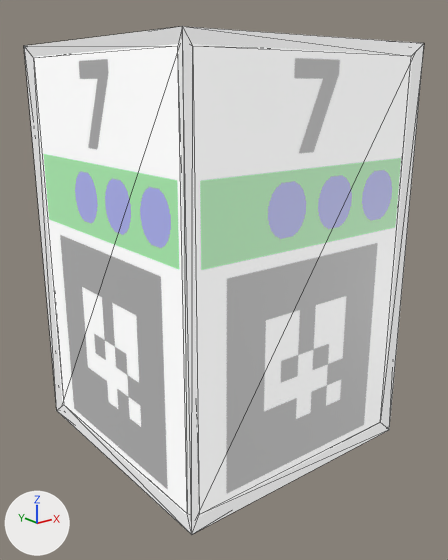
An edit to the COLLADA model models/landmarks/L7/meshes/marker7.dae, drawn before and after from the same camera.
Rendered twice from a 50 mm camera at (-2.96, -3.78, 2.75) aimed at (-0.01, -0.09, 1.27). Lighting does not change. The marker at lower left points along +X, +Y and +Z. Mesh edges are drawn as thin lines.

The scene before the commit, as lines of its bpy script (objects in view):
```python
me_cube_001 = bpy.data.meshes.new('Cube.001')
me_cube_001.from_pydata(...)  # 8 vertices, 12 faces; spans x -1.0..1.0, y -1.0..1.0, z -1.0..2.0
# faces by material slot: [8, 4]
me_cube_001.materials.append(mat_texture)  # picture img_texture_marker7_png
me_cube_001.materials.append(mat_white)  # light grey #d1d1d1
me_cube_002 = bpy.data.meshes.new('Cube.002')
me_cube_002.from_pydata(...)  # 40 vertices, 96 faces; spans x -1.03..1.03, y -1.03..1.03, z -1.03..2.03
me_cube_002.materials.append(mat_gray)  # grey #7d7d7d
ob_cube = bpy.data.objects.new('Cube', me_cube_001)
ob_cube.location = (0.0, 0.0, 1.0)
ob_cube_001 = bpy.data.objects.new('Cube_001', me_cube_002)
ob_cube_001.location = (0.0, 0.0, 1.0)
```
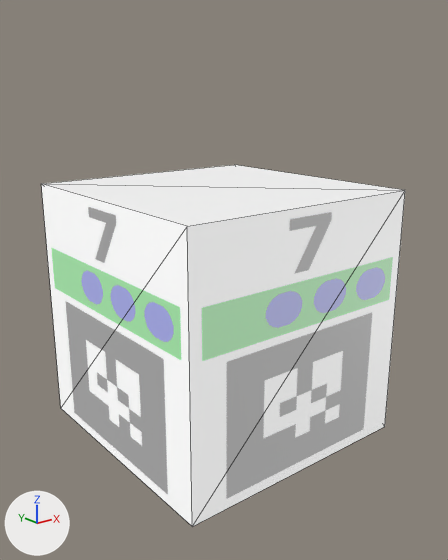
The newer file is also rescaled (x0.5) as a whole; pictures and numbers use the older file's frame.

What differs and where, as boxes (x1, y1, x2, y2) in the pictures (448 x 560 px):
'Cube', mesh rescaled (23% shorter): before (33, 44, 413, 517); after (41, 165, 405, 527)
'Cube_001', deleted: before (24, 26, 424, 535)

The edits, one by one:
me_cube_001 has 8 vertices, 12 faces and spans x -1.0..1.0, y -1.0..1.0, z -1.0..2.0.
me_cube_001 is used by ob_cube; location (0.0, 0.0, 1.0).
me_cube_001 part 1: the whole mesh is scaled about its middle by (1, 1, 0.667), then moved by (0.0, 0.0, -0.5).
Object 'Cube_001' (ob_cube_001) is deleted.
